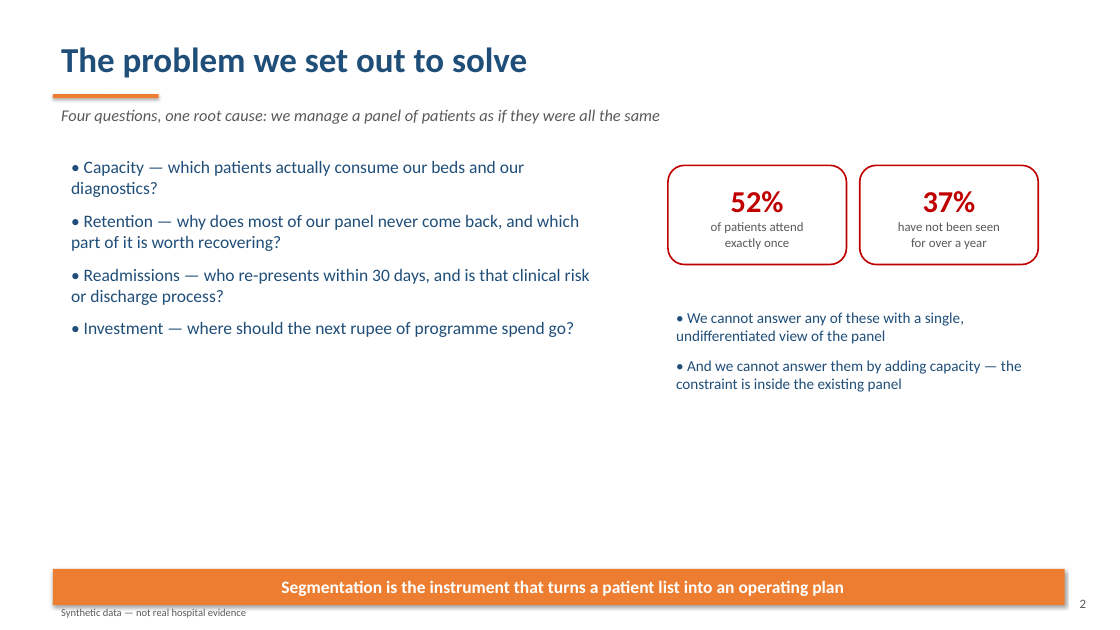
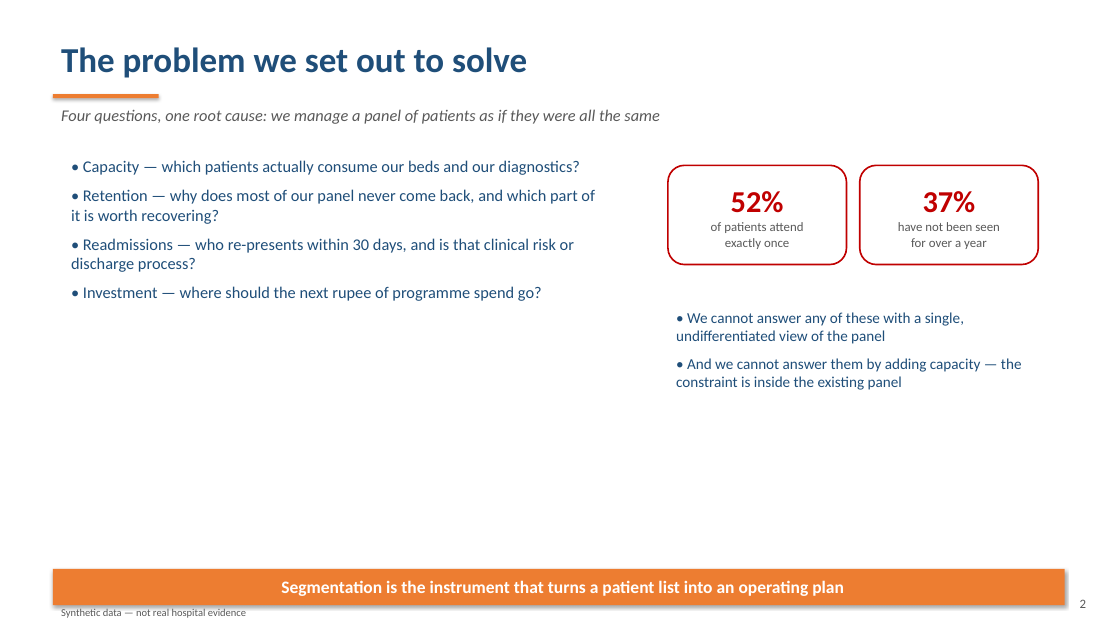
Before and after one commit to appureddy1102-cloud/hospital-segmentation-study, a slide deck: slide 2 of reports/Hospital_Segmentation_Study_Deck.pptx. Drawn at 1120x630 pixels with LibreOffice and Linux fonts; fonts in the diff are those of the drawing. Boxes give left, top, right and bottom in pixels: in the first picture for what was removed or moved away, otherwise in the second. Text is boxed around its words. In the diff, an @@ line names an element or a change of style, - is before the commit and + after.

Commit message:
fix(deck): auto-fit bullet lists so no shape overflows the 16:9 canvas
The bullets() helper used a fixed Cm(12) text-box height, so slides with
dense or long bullets ran past the bottom edge (5 of 12 slides). Height is
now derived from the space remaining above the footer, and the font is
stepped down from 15pt until the estimated text block fits, floored at 11pt.
Verified: 0 shapes outside the canvas, 0 bullets below 11pt.

```diff
--- a/reports/Hospital_Segmentation_Study_Deck.pptx
+++ b/reports/Hospital_Segmentation_Study_Deck.pptx
@@ text "• Capacity — which patients ..." at (x1=71, y1=160, x2=595, y2=301): size 15 to 14 pt; less space between paragraphs @@
@@ text "• We cannot answer any ..." at (x1=676, y1=312, x2=1022, y2=390): less space between paragraphs @@
```
Also in this commit, not shown: 7 other slides changed, 2 other files.
